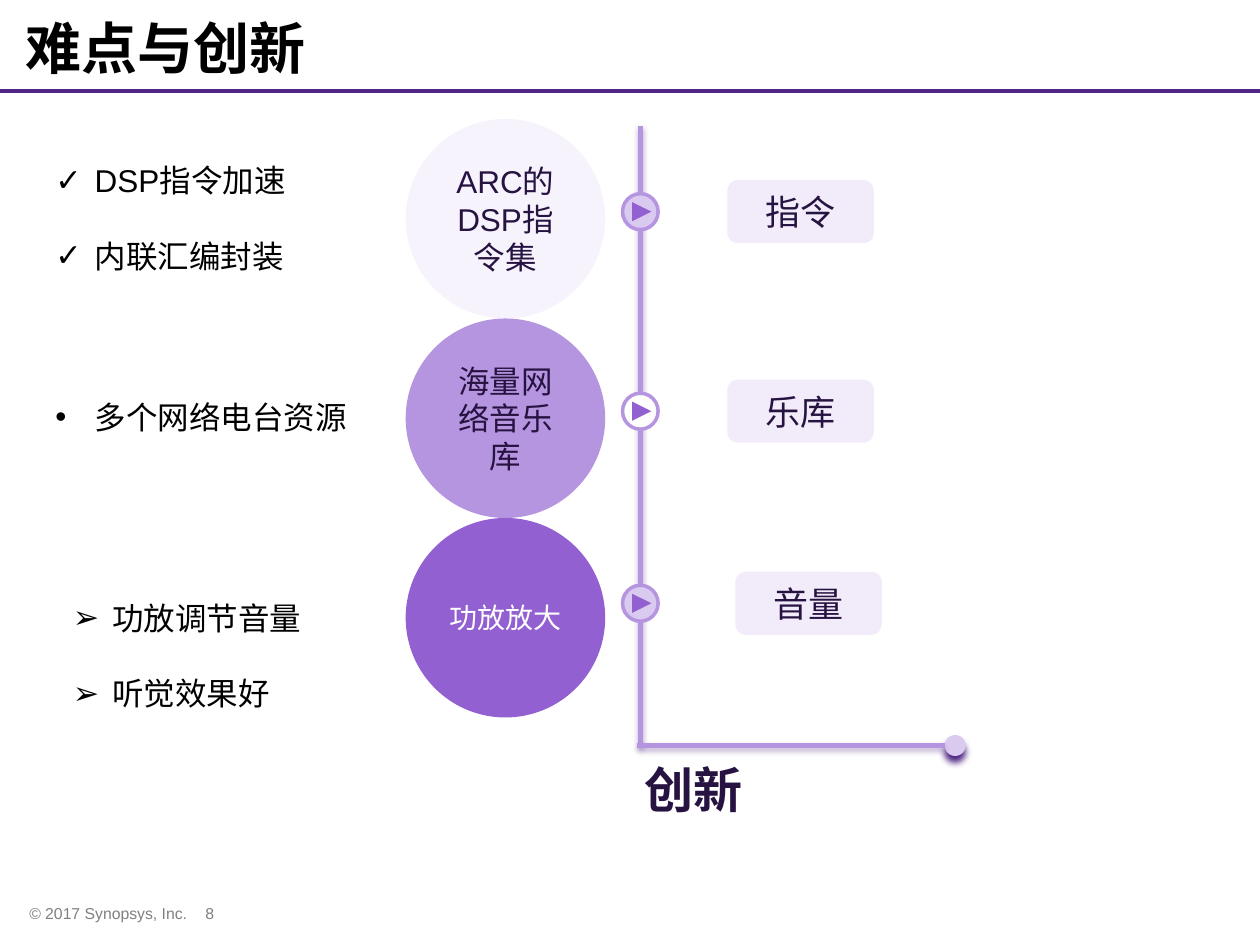
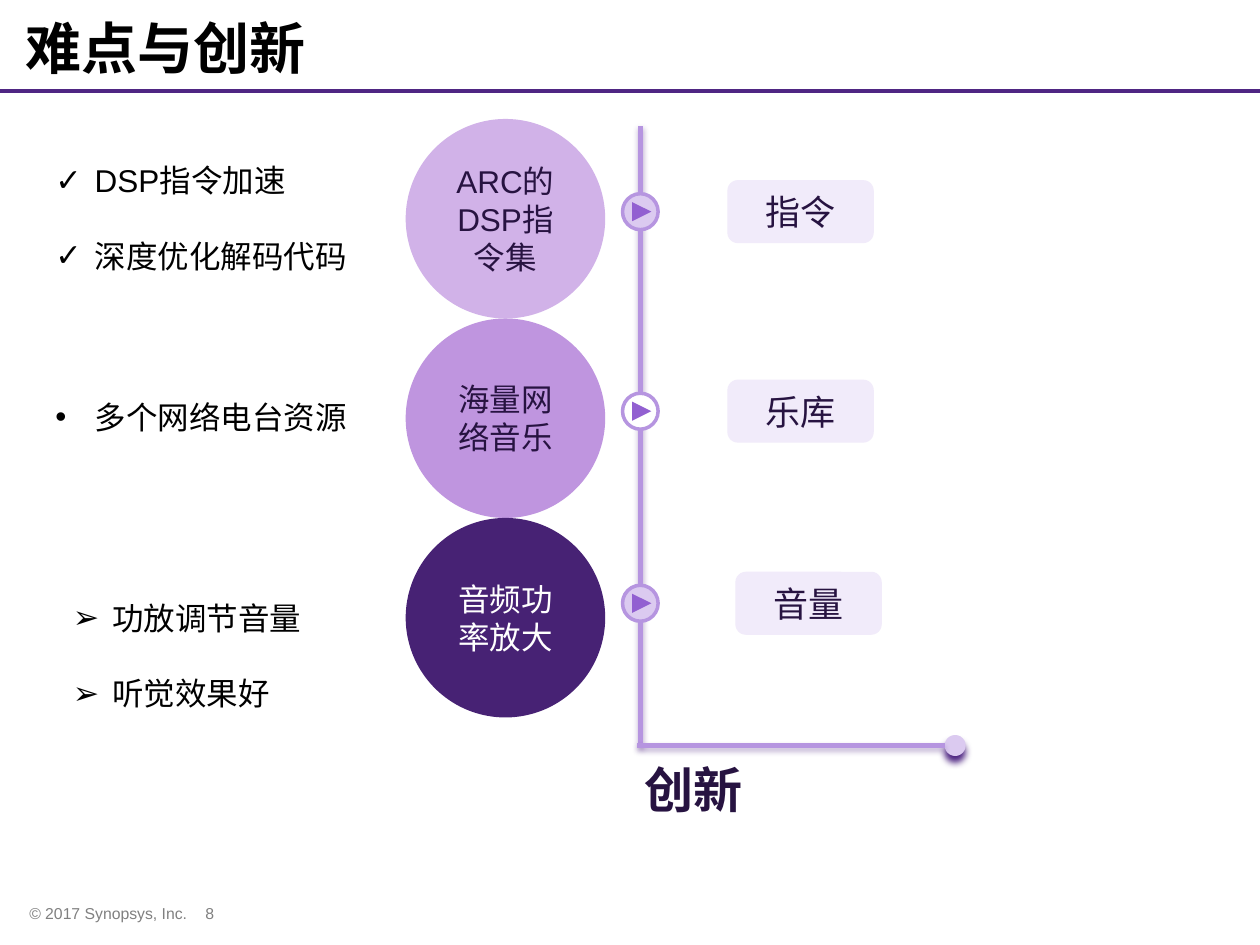
Before and after one commit to whutddk/iRhythm, a slide deck: slide 8 of doc/Synopsys ARC杯电子设计竞赛作品展示模板.pptx. Drawn at 1260x945 pixels with LibreOffice and Linux fonts; fonts in the diff are those of the drawing; background and template pictures are left out. Boxes give left, top, right and bottom in pixels: in the first picture for what was removed or moved away, otherwise in the second. Text is boxed around its words. In the diff, an @@ line names an element or a change of style, - is before the commit and + after.

```diff
--- a/doc/Synopsys ARC杯电子设计竞赛作品展示模板.pptx
+++ b/doc/Synopsys ARC杯电子设计竞赛作品展示模板.pptx
@@ ellipse "ARC的DSP指令集" at [406,118,605,318]: fill #F7F3FC to #D1B2E8 @@
@@ text at [95,241,347,271]: text changed @@
-✓ 内联汇编封装
+✓ 深度优化解码代码
@@ ellipse "海量网络音乐" at [406,319,605,518]: fill #B695E0 to #BF95DF @@
@@ text in ellipse at [458,384,552,452]: text changed @@
-海量网络音乐库
+海量网络音乐
@@ ellipse "音频功率放大" at [406,518,605,717]: fill #9260D1 to #472274 @@
@@ text in ellipse at [458,584,552,652]: text changed; size 16 to 18 pt @@
-功放放大
+音频功率放大
```
Also in this commit, not shown: 12 other slides changed, 1 other file.
